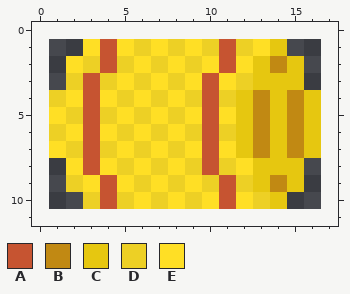
Edited in one commit: pixel-art sprite (web_pet/props/haybale1.png). Above: the version before the commit.
The file is 80x50 pixels, drawn in blocks of 5x5; one block is one cell here. The old version is drawn lined up with the new one, on the new canvas.
Palette (. is transparent): A #c65431  B #c18913  C #e6c710  D #edd025  E #ffdf25
Pixels before, first column x 1:
 1 ..EAEDEDEDADEC..
 2 .EDADEDEDEAECBC.
 3 .DADEDEDEAEDCCC.
 4 DEAEDEDEDADCBCBC
 5 EDADEDEDEAECBCBC
 6 DEAEDEDEDADCBCBC
 7 EDADEDEDEAECBCBC
 8 .EAEDEDEDADECCC.
 9 .DEAEDEDEDADCBC.
10 ..DADEDEDEAEDC..
After:
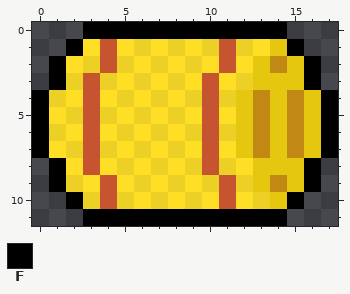
Colours new in this view: F #000000
Difference:
canvas 16x10 -> 18x12, the old top-left corner now at 1,1
y 0: x 3..14 ............ -> FFFFFFFFFFFF
y 1: x 2 . -> F; x 15 . -> F
y 2..3: x 1 . -> F; x 16 . -> F
y 4..7: x 0 . -> F; x 17 . -> F
y 8..9: x 1 . -> F; x 16 . -> F
y 10: x 2 . -> F; x 15 . -> F
y 11: x 3..14 ............ -> FFFFFFFFFFFF
Changed places in both pictures, as pixel boxes (x1, y1, x2, y2):
added: (32, 22, 338, 226)
